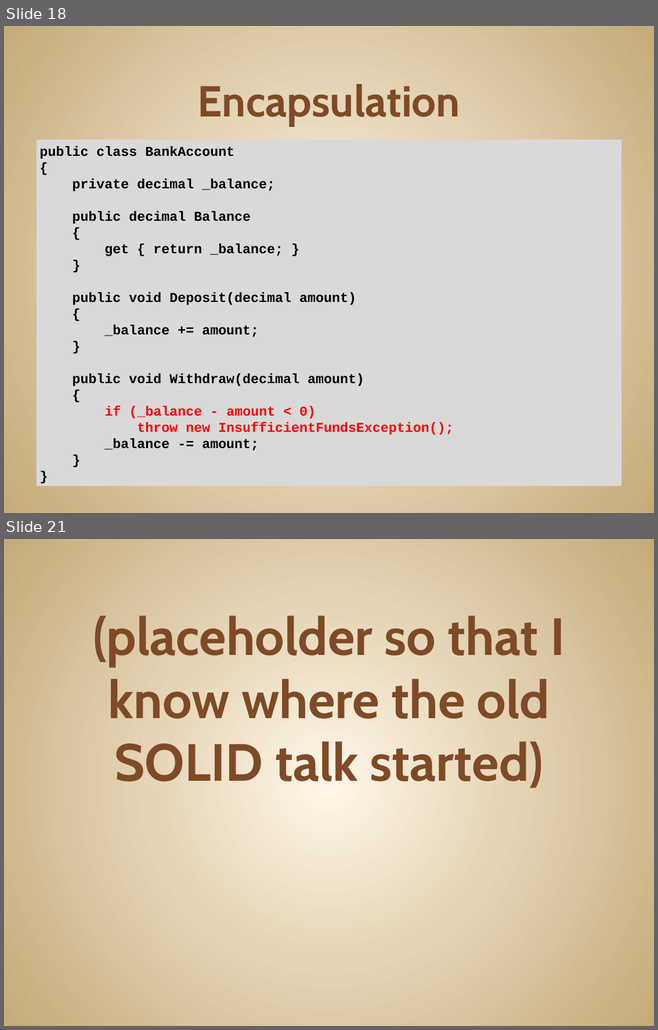
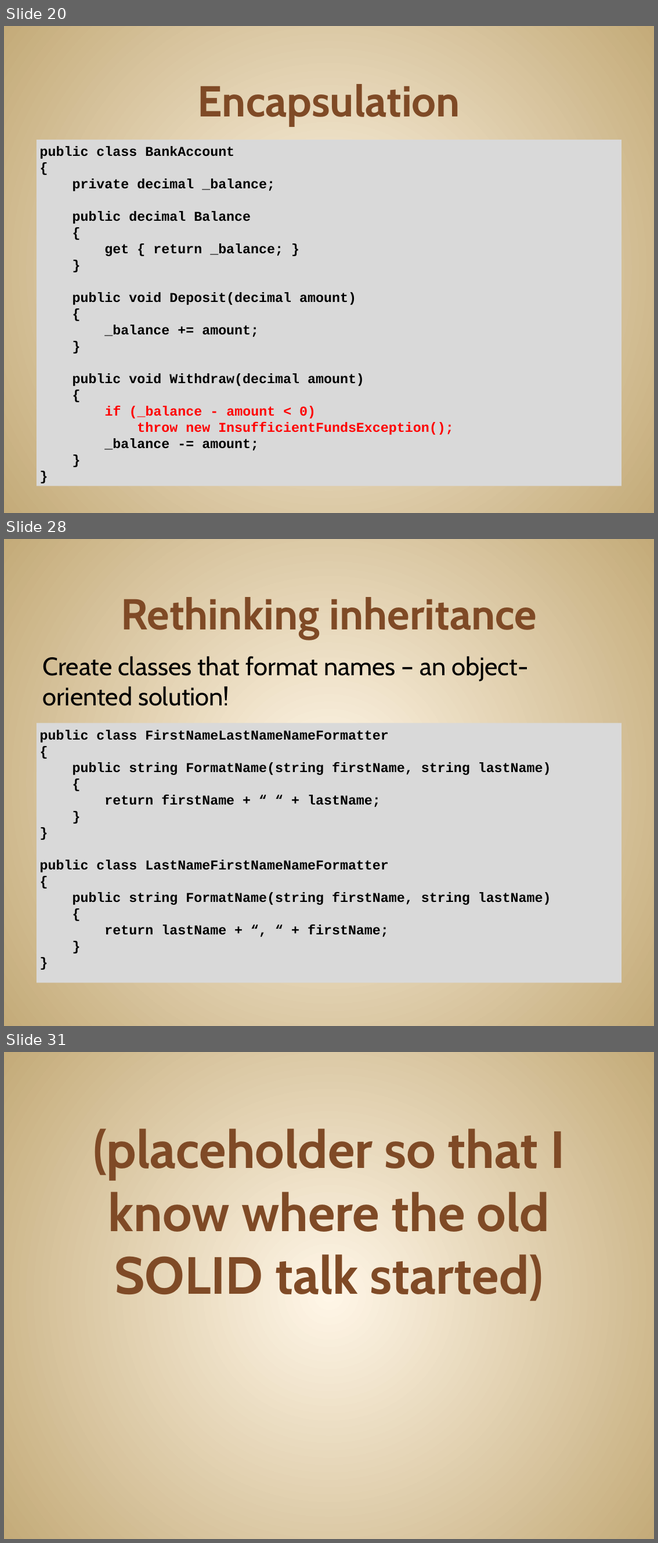
Before and after one commit to JonKruger/oop-solid-sample, a slide deck: slides/OOP-SOLID-CodeMash.pptx. Shown one above the other, each under a label of ours: slides 18 and 21 before the commit, slides 20, 28 and 31 after it; the slides between them are not shown. The pictures are 658x1030 and 658x1543 pixels, drawn with LibreOffice and Linux fonts; fonts in the diff are those of the drawing. Boxes give left, top, right and bottom in pixels: in the first picture for what was removed or moved away, otherwise in the second. Text is boxed around its words. In the diff, an @@ line names an element or a change of style, - is before the commit and + after.

Commit message:
composition vs. inheritance example done

```diff
--- a/slides/OOP-SOLID-CodeMash.pptx
+++ b/slides/OOP-SOLID-CodeMash.pptx
@@ slide 28 added at (x1=4, y1=539, x2=654, y2=1026), background gradient #FFF7E8 to #C4AA7A @@
@@ title added at (x1=121, y1=597, x2=537, y2=639), 48 pt, text #804B26, bold @@
+Rethinking inheritance
@@ text added at (x1=43, y1=656, x2=528, y2=706), 28 pt, text #000000 @@
+Create classes that format names – an object-oriented solution!
@@ text added at (x1=36, y1=723, x2=621, y2=983), fill #D9D9D9, 15 pt, text #000000, bold @@
+public class FirstNameLastNameNameFormatter
+{
+public string FormatName(string firstName, string lastName)
+{
+return firstName + “ “ + lastName;
+}
+}
+public class LastNameFirstNameNameFormatter
+{
+public string FormatName(string firstName, string lastName)
+{
+return lastName + “, “ + firstName;
+}
+}
@@ what was slide 18 is now slide 20 @@
@@ what was slide 21 is now slide 31 @@
```
Also in this commit, not shown: 2 slides changed, 9 other slides added.
